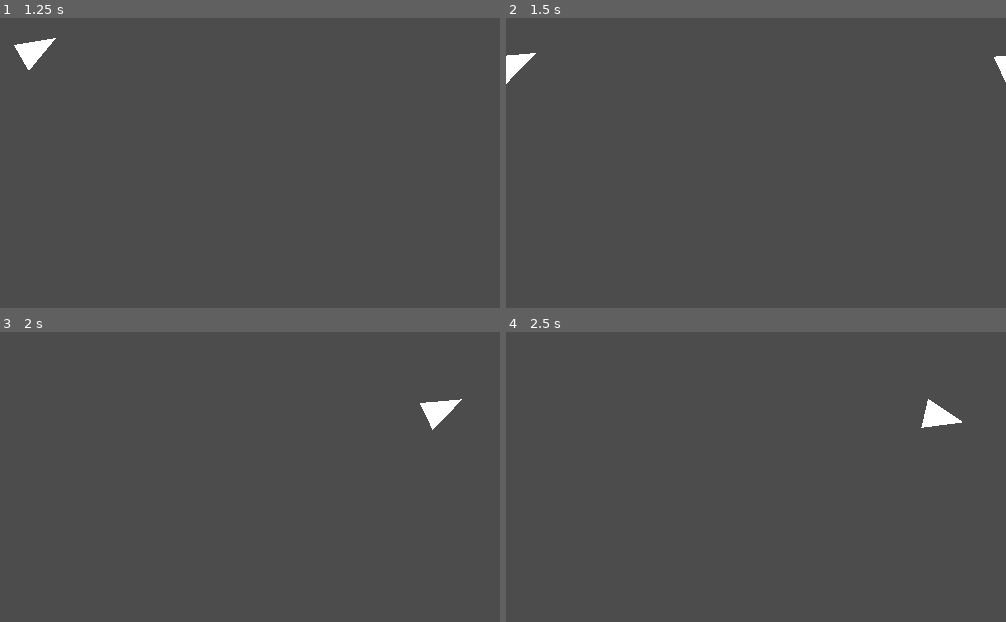
Above: before the commit, frames 1-4 (two rows, left to right).
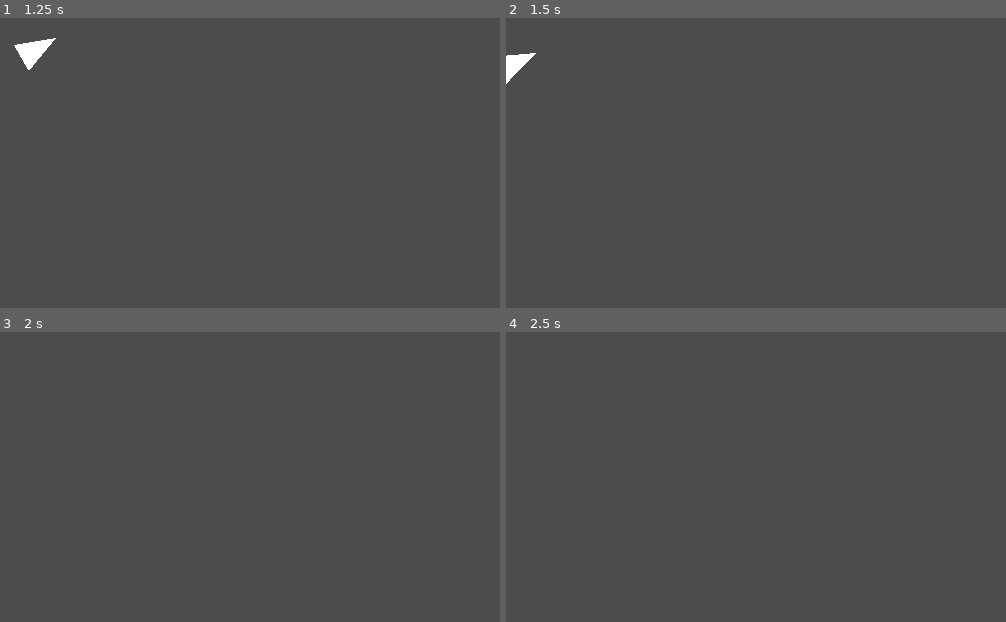
Above: after the commit, the same moments.

Repository: leddkire/godot-asteroids
Game: Godot game, scene res://Main.tscn
The game is run twice, just before and just after one commit, with the same random seed, the same clock (stepped at 60 frames per second) and the same inputs.
Inputs:
- Up to frame 1 (1.25 s): tap Enter at 0.5 s; hold Right (move_right) from 0.53 s (still down)
- Up to frame 2 (1.5 s): release Right (move_right) at 1.28 s; hold Down (move_down) from 1.28 s (still down)
- Up to frame 3 (2 s): keep holding Down (move_down)
- Up to frame 4 (2.5 s): release Down (move_down) at 2.03 s; hold Right (move_right) from 2.03 s (still down)

Frame 1 is identical in both runs. In frame 2, 0.1% of the frame differs, in the area x 97-100%, y 13-23%; in frame 3, 0.4%, in the area x 84-93%, y 23-34%; in frame 4, 0.4%.

Commit message:
Implement toggling of visuals and physics layers of ship when exiting/entering edges

Diff:
--- /dev/null
+++ b/GroupConstants.gd
@@ -0,0 +1,7 @@
+extends Node
+
+const DRIFTS="drifts"
+const SHIP="ship"
+
+func _ready():
+    pass
--- a/Main.gd
+++ b/Main.gd
@@ -8,5 +8,5 @@
     var ships : Array = get_tree().get_nodes_in_group("ships")
     assert(ships.size() == 1)
     var ship = ships.front()
-    shipEdgePositionController = load("res://ShipEdgePositionController/ShipEdgePositionController.gd").new(ship,edges)
+    shipEdgePositionController = load("res://ShipEdgePositionController/ShipEdgePositionController.gd").new(edges)
     add_child(shipEdgePositionController)
--- a/ShipEdgePositionController/ShipEdgePositionController.gd
+++ b/ShipEdgePositionController/ShipEdgePositionController.gd
@@ -1,70 +1,22 @@
 extends Node
 class_name ShipEdgePositionController
 
-var entity : Node2D
-var duplicate_entity : Node2D
 var edges
-
-var entity_queue = []
-var entity_queue_size = 3
-var orientation_of_entity_that_entered
-
-var lock_spawn = false
-
 
 func _ready():
     self.set_name("ShipEdgePositionController")
 
-func _init(entity,edges):
-    self.entity = entity
+func _init(edges):
     self.edges = edges
-    for i in range(entity_queue_size):
-        var entity_duplicate : KinematicBody2D = entity.duplicate()
-        entity_queue.push_front(entity_duplicate)
     for edge in edges:
         edge.connect("edge_entered",self,"_on_edge_entered")
         edge.connect("edge_exited",self,"_on_edge_exited")
 
+func _on_edge_entered(orientation : int, body : PhysicsBody2D):
+    if body.is_in_group(GroupConstants.DRIFTS):
+        body.on_edge_entered()
 
-
-func _on_edge_entered(orientation : int, body : Object):
-    if !lock_spawn:
-        var orientation_str = Orientation.to_name(orientation)
-        print_debug(orientation_str + " edge entered at: " + str(body.position))
-        lock_spawn = true
-        orientation_of_entity_that_entered = orientation
-        var position_on_other_edge = determine_edge_position(body.position, orientation)
-        print_debug("position for entity on other edge: " + str(position_on_other_edge))
-        duplicate_entity = entity_queue.pop_front()
-        duplicate_entity.position = position_on_other_edge
-        duplicate_entity.rotation = entity.rotation
-        entity.get_parent().add_child(duplicate_entity)
-
-func _on_edge_exited(orientation : int, body : Object, side_exited: int):
-    if (orientation == orientation_of_entity_that_entered) && lock_spawn:
-        print_debug(Orientation.to_name(orientation) + " edge exited at: " + str(body.position))
-        print_debug("Side exited: " + Edge_Side.to_name(side_exited))
-        var entity_to_remove
-        var entity_that_will_become_original
-        if side_exited == Edge_Side.INNER:
-            entity_to_remove = duplicate_entity
-            entity_that_will_become_original = entity
-        elif side_exited == Edge_Side.OUTER:
-            entity_to_remove = entity
-            entity_that_will_become_original = duplicate_entity
-        entity_to_remove.get_parent().remove_child(entity_to_remove)
-        entity_queue.push_back(entity_to_remove)
-        entity = entity_that_will_become_original
-        duplicate_entity = null
-        lock_spawn = false
-
-func determine_edge_position(body_position : Vector2, orientation):
-    match orientation:
-        Orientation.North:
-            return Vector2(body_position.x,body_position.y + ProjectSettings.get_setting("display/window/size/height"))
-        Orientation.South:
-            return Vector2(body_position.x,body_position.y - ProjectSettings.get_setting("display/window/size/height"))
-        Orientation.East:
-            return Vector2(body_position.x - ProjectSettings.get_setting("display/window/size/width"),body_position.y)
-        Orientation.West:
-            return Vector2(body_position.x + ProjectSettings.get_setting("display/window/size/width"),body_position.y)
+func _on_edge_exited(orientation : int, body : PhysicsBody2D, side_exited: int):
+    if body.is_in_group(GroupConstants.DRIFTS):
+        if side_exited == Edge_Side.OUTER:
+            body.on_outer_edge_exited()
--- a/edges/Edge.gd
+++ b/edges/Edge.gd
@@ -14,18 +14,18 @@
     inner_side = self.get_node("inner_side").position
     outer_side = self.get_node("outer_side").position
 
-func _on_collision_area_body_entered(body):
+func _on_collision_area_body_entered(body : PhysicsBody2D):
     #print_debug(body.name + " entered: " + self.name )
     call_deferred("emit_signal","edge_entered",orientation, body)
 
-func _on_collision_area_body_exited(body):
+func _on_collision_area_body_exited(body : PhysicsBody2D):
     #print_debug(body.name + " exited: " + self.name )
     var side_exited : int = _determine_side_exited(body.position)
     call_deferred("emit_signal","edge_exited",orientation, body, side_exited)
 
 func _determine_side_exited(body_position : Vector2):
-    var distance_to_inner_side : int = body_position.distance_to(inner_side)
-    var distance_to_outer_side : int = body_position.distance_to(outer_side)
+    var distance_to_inner_side : float = body_position.distance_to(inner_side)
+    var distance_to_outer_side : float = body_position.distance_to(outer_side)
     if distance_to_inner_side < distance_to_outer_side:
         return Edge_Side.INNER
     elif distance_to_inner_side > distance_to_outer_side:
--- a/project.godot
+++ b/project.godot
@@ -34,11 +34,16 @@
 
 Orientation="*res://Orientation/Orientation.gd"
 Edge_Side="*res://edges/Edge_Side.gd"
+GroupConstants="*res://GroupConstants.gd"
 
 [display]
 
 window/size/width=500
 window/size/height=500
+
+[editor_plugins]
+
+enabled=PoolStringArray( "gut" )
 
 [input]
 
--- a/ship/ship.gd
+++ b/ship/ship.gd
@@ -4,9 +4,13 @@
 var current_rotation_direction = 0
 export (float) var rotation_speed = 1.5
 
+onready var collision_layer_backup = self.collision_layer
+onready var collision_mask_backup = self.collision_mask
+
 func _ready():
     set_physics_process(true)
-    add_to_group("ships")
+    add_to_group(GroupConstants.SHIP)
+    add_to_group(GroupConstants.DRIFTS)
 
 func _physics_process(delta):
     current_rotation_direction = calculate_rotation_direction_from_input()
@@ -28,6 +32,34 @@
         velocity.y = 1
     return velocity.normalized() * speed
 
-
 func _on_collision_area_entered(area):
     print("Entered: " + area.name)
+
+func on_outer_edge_exited():
+    self.disable_physics_detection()
+    self.hide_visuals()
+
+func disable_physics_detection():
+    self.collision_layer = 0
+    self.collision_mask = 1 #Only causes detection with the edge layer, which is bit 1
+
+func hide_visuals():
+    self.hide()
+
+func on_edge_entered():
+    if !is_showing_visuals() and physics_detection_is_disabled():
+        self.enable_physics_detection()
+        self.show_visuals()
+
+func is_showing_visuals():
+    return self.is_visible()
+
+func physics_detection_is_disabled():
+    return (self.collision_layer == 0) and (self.collision_mask == 1)
+
+func enable_physics_detection():
+    self.collision_layer = self.collision_layer_backup
+    self.collision_mask = self.collision_mask_backup
+
+func show_visuals():
+    self.show()
